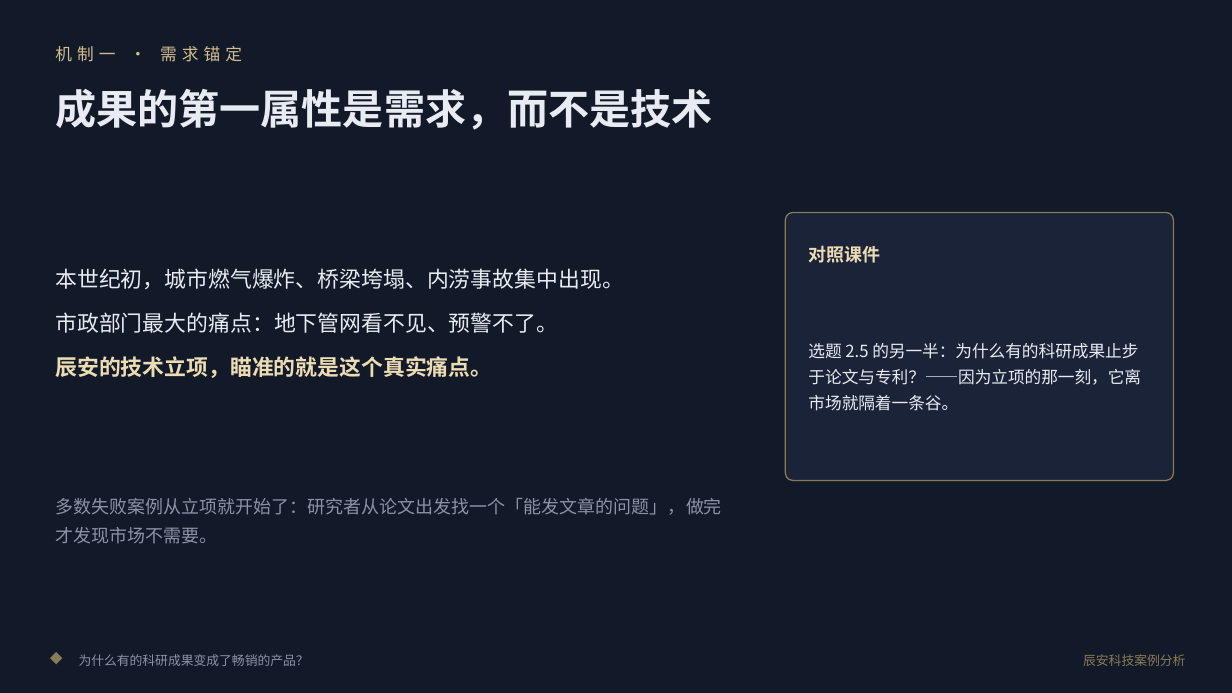
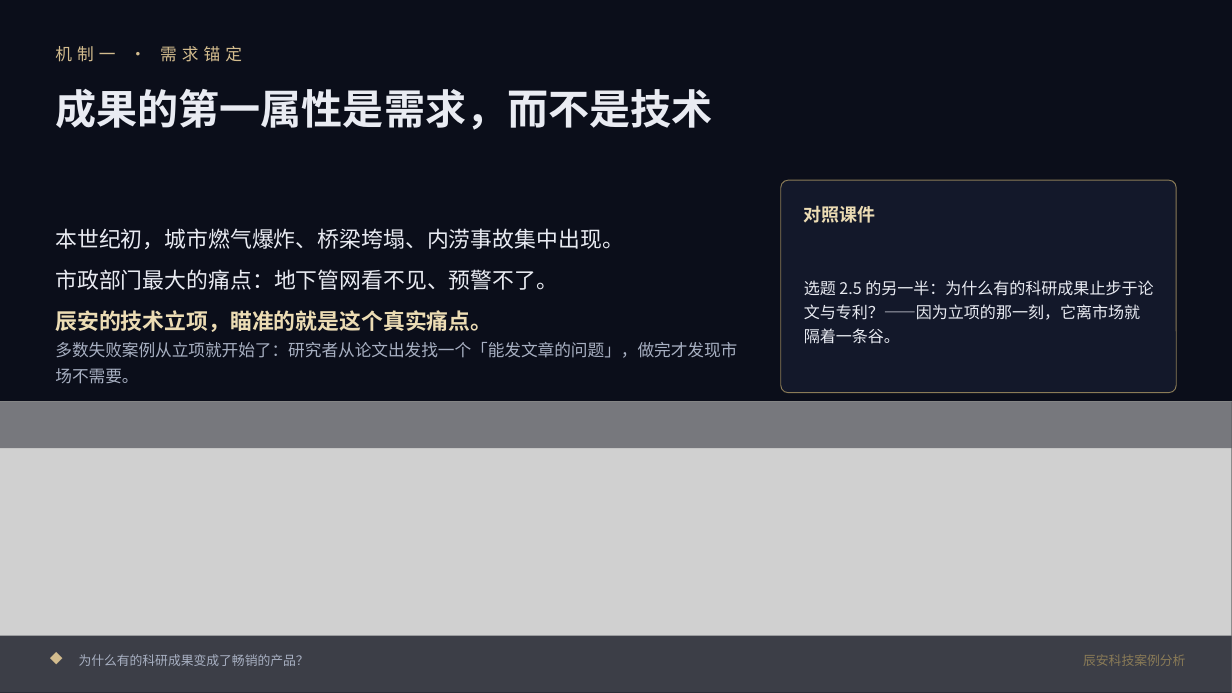
Before and after one commit to sdh0219/susu-tools, a slide deck: slide 5 of web/assets/files/小组案例分析报告-辰安科技.pptx. Drawn at 1232x693 pixels with LibreOffice and Linux fonts; fonts in the diff are those of the drawing; grey boxes stand for pictures. Boxes give left, top, right and bottom in pixels: in the first picture for what was removed or moved away, otherwise in the second. Text is boxed around its words. In the diff, an @@ line names an element or a change of style, - is before the commit and + after.

Commit message:
feat(case): cinematic image-rich deck (9 slides, cg-game art direction)
- 8 AI-generated 1344x768 illustrations as full-bleed / band visuals
  behind the tetrad-gold text layers; valley-of-death slide now led by
  the gorge-bridge artwork; timeline art regenerated after first pass
  drew a portrait over the axis
- cover and closing carry reporter credit: 苏登辉 (26085703073)

```diff
--- a/web/assets/files/小组案例分析报告-辰安科技.pptx
+++ b/web/assets/files/小组案例分析报告-辰安科技.pptx
@@ background #121928 to #0B0E1A @@
@@ text "本世纪初，城市燃气爆炸、桥梁垮塌、内涝事故集中出现。": place and size @@
-text "本世纪初，城市燃气爆炸、桥梁垮塌、内涝事故集中出现。" at <box>55,268,624,378</box>
+text "本世纪初，城市燃气爆炸、桥梁垮塌、内涝事故集中出现。" at <box>55,228,624,332</box>
@@ text "本世纪初，城市燃气爆炸、桥梁垮塌、内涝事故集中出现。" at <box>55,228,624,332</box>: line spacing 34pt to 32pt @@
@@ rounded rectangle: place and size @@
-rounded rectangle at <box>786,213,1174,481</box>
+rounded rectangle at <box>781,180,1177,393</box>
@@ rounded rectangle at <box>781,180,1177,393</box>: fill #1A2338 to #141A2C at 90% opacity; outline #8A7B57 1 pt to #8A7B57 0.75 pt; proportions changed @@
@@ text "对照课件": place and size @@
-text "对照课件" at <box>808,245,880,263</box>
+text "对照课件" at <box>804,205,876,223</box>
@@ text "选题 2.5 的另一半：为什么有的科研成果止步于论文与专利？——因为立项的那一刻，它离市场就隔着一条谷。": place and size @@
-text "选题 2.5 的另一半：为什么有的科研成果止步于论文与专利？——因为立项的那一刻，它离市场就隔着一条谷。" at <box>808,343,1141,411</box>
+text "选题 2.5 的另一半：为什么有的科研成果止步于论文与专利？——因为立项的那一刻，它离市场就隔着一条谷。" at <box>804,280,1153,344</box>
@@ text "选题 2.5 的另一半：为什么有的科研成果止步于论文与专利？——因为立项的那一刻，它离市场就隔着一条谷。" at <box>804,280,1153,344</box>: size 13 to 12.5 pt; line spacing 20pt to 19pt @@
@@ text "多数失败案例从立项就开始了：研究者从论文出发找一个「能发文章的问题」，做完才发现市场不需要。": place and size @@
-text "多数失败案例从立项就开始了：研究者从论文出发找一个「能发文章的问题」，做完才发现市场不需要。" at <box>55,498,722,544</box>
+text "多数失败案例从立项就开始了：研究者从论文出发找一个「能发文章的问题」，做完才发现市场不需要。" at <box>55,342,737,384</box>
@@ text "多数失败案例从立项就开始了：研究者从论文出发找一个「能发文章的问题」，做完才发现市场不需要。" at <box>55,342,737,384</box>: size 14 to 13 pt, text colour #8B93A7 to #A8B0C2; line spacing 22pt to 20pt @@
@@ picture added at <box>0,402,1232,693</box> @@
@@ rectangle added at <box>0,402,1232,448</box>, fill #0B0E1A at 45% opacity @@
@@ rectangle added at <box>0,636,1232,693</box>, fill #0B0E1A at 75% opacity @@
@@ text "◆" at <box>50,645,78,673</box>: text colour #8A7B57 to #D3BC8E @@
@@ text "为什么有的科研成果变成了畅销的产品？" at <box>79,654,309,666</box>: text colour #8B93A7 to #A8B0C2 @@
```
Also in this commit, not shown: 8 other slides changed.
